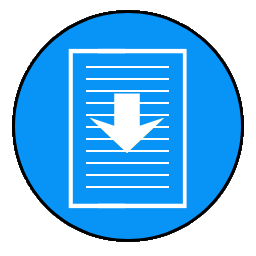
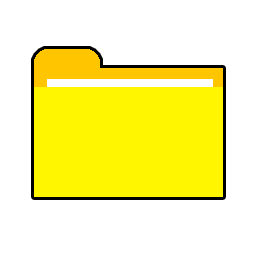
Two versions of the same layered image (256×256). Layer-by-layer changes:
painted on "Capa 11" over left=34, top=49, right=223, bottom=197
hid "Capa 10 copia 2" over left=90, top=93, right=164, bottom=153
hid "Capa 8 copia 2" over left=68, top=48, right=187, bottom=209
hid "Capa 3 copy copia 5" over left=12, top=10, right=244, bottom=242
hid "Capa 8 copia" over left=56, top=64, right=202, bottom=95
hid "Capa 10 copia" over left=59, top=67, right=199, bottom=142
hid "ZIP copia" over left=80, top=152, right=177, bottom=195
hid "Capa 9 copia" over left=12, top=10, right=244, bottom=242
hid "Capa 8" over left=56, top=64, right=202, bottom=95
hid "Capa 10" over left=59, top=67, right=199, bottom=142
hid "ZIP" over left=80, top=152, right=177, bottom=195
hid "Capa 9" over left=12, top=10, right=244, bottom=242
hid "Capa 3 copy copia 4" over left=12, top=10, right=244, bottom=242
